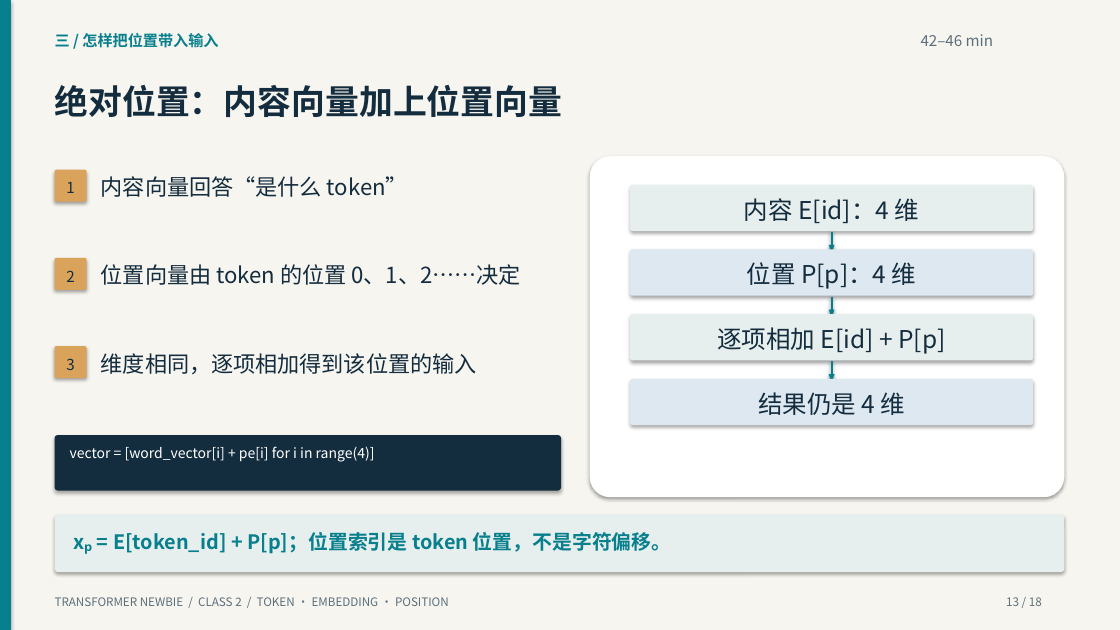
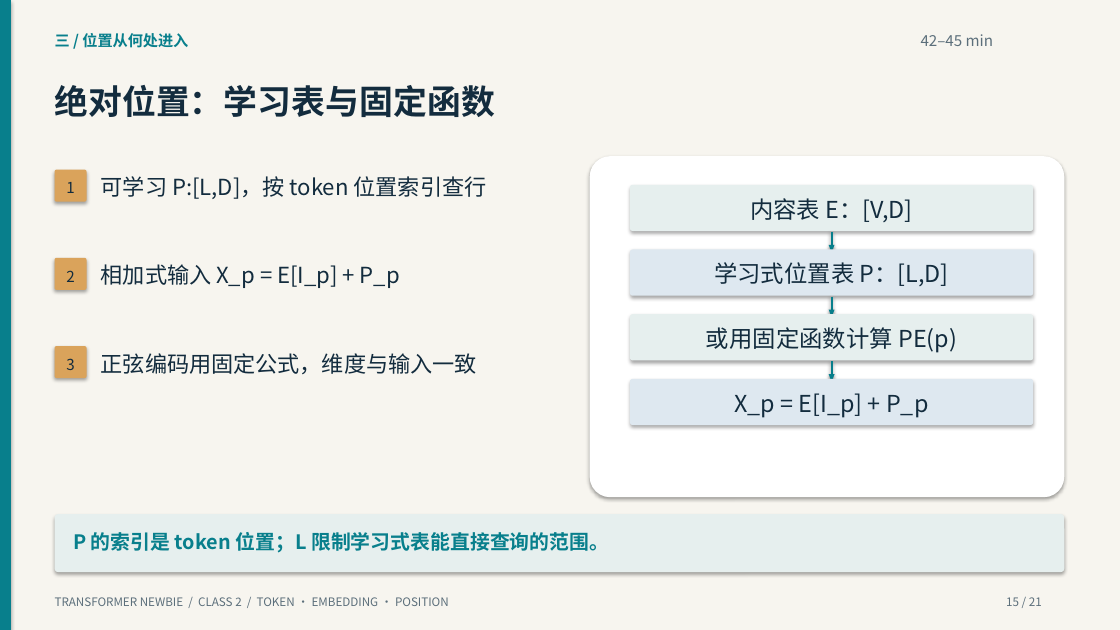
Before and after one commit to yangzy723/Transformer-Newbie, a slide deck: slide 15 of class2/class2_tokens_embeddings_positions.pptx (slide 13 before the commit). Drawn at 1120x630 pixels with LibreOffice and Linux fonts; fonts in the diff are those of the drawing. Boxes give left, top, right and bottom in pixels: in the first picture for what was removed or moved away, otherwise in the second. Text is boxed around its words. In the diff, an @@ line names an element or a change of style, - is before the commit and + after.

Commit message:
Deepen class 2 with real tokenizers, gradients and RoPE mechanisms

```diff
--- a/class2/class2_tokens_embeddings_positions.pptx
+++ b/class2/class2_tokens_embeddings_positions.pptx
@@ text at (55,33,188,48): text changed @@
-三 / 怎样把位置带入输入
+三 / 位置从何处进入
@@ text at (921,34,993,46): text changed @@
-42–46 min
+42–45 min
@@ text at (55,85,495,117): text changed @@
-绝对位置：内容向量加上位置向量
+绝对位置：学习表与固定函数
@@ text at (101,176,487,199): text changed @@
-内容向量回答“是什么 token”
+可学习 P:[L,D]，按 token 位置索引查行
@@ text at (750,198,913,222): text changed; size 21 to 20 pt @@
-内容 E[id]：4 维
+内容表 E：[V,D]
@@ text at (101,264,400,288): text changed @@
-位置向量由 token 的位置 0、1、2……决定
+相加式输入 X_p = E[I_p] + P_p
@@ text at (714,262,949,286): text changed; size 21 to 20 pt @@
-位置 P[p]：4 维
+学习式位置表 P：[L,D]
@@ text at (706,327,957,353): text changed; size 21 to 20 pt @@
-逐项相加 E[id] + P[p]
+或用固定函数计算 PE(p)
@@ text at (101,353,477,374): text changed @@
-维度相同，逐项相加得到该位置的输入
+正弦编码用固定公式，维度与输入一致
@@ text at (734,393,928,418): text changed; size 21 to 20 pt @@
-结果仍是 4 维
+X_p = E[I_p] + P_p
@@ rounded rectangle removed at (55,435,561,491) @@
@@ text removed at (70,446,375,462) @@
-vector = [word_vector[i] + pe[i] for i in range(4)]
@@ text at (73,532,609,553): text changed @@
-xₚ = E[token_id] + P[p]；位置索引是 token 位置，不是字符偏移。
+P 的索引是 token 位置；L 限制学习式表能直接查询的范围。
@@ text at (1006,597,1042,606): text changed @@
-13 / 18
+15 / 21
```
Also in this commit, not shown: 5 other slides changed, 15 slides added, 12 slides removed, 33 other files.
